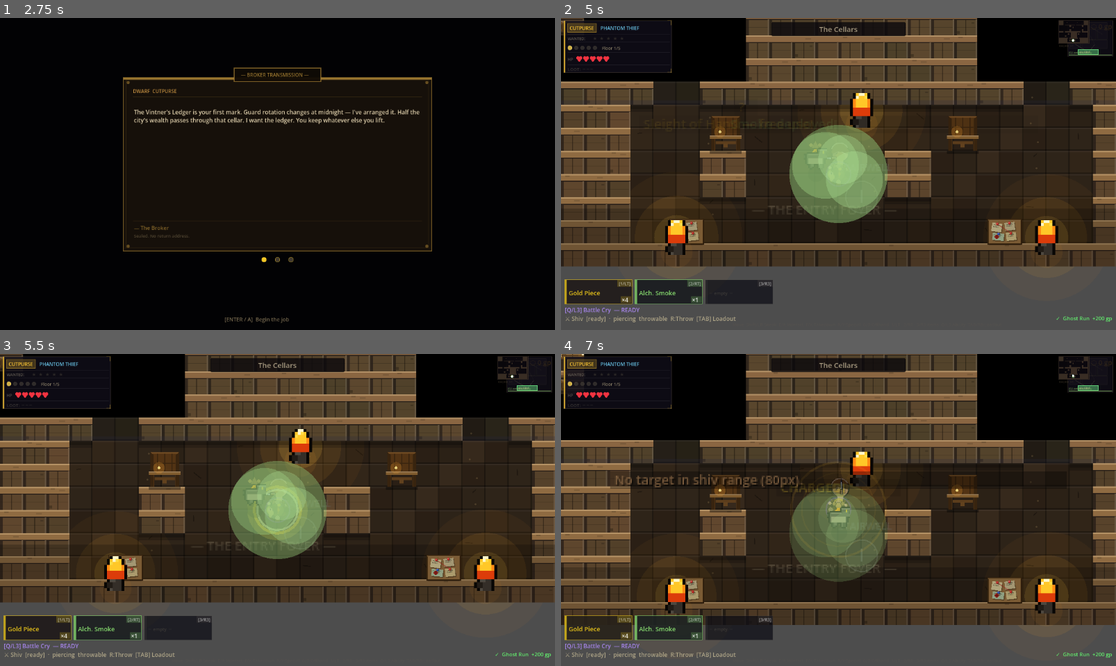
Above: before the commit, frames 1-4 (two rows, left to right).
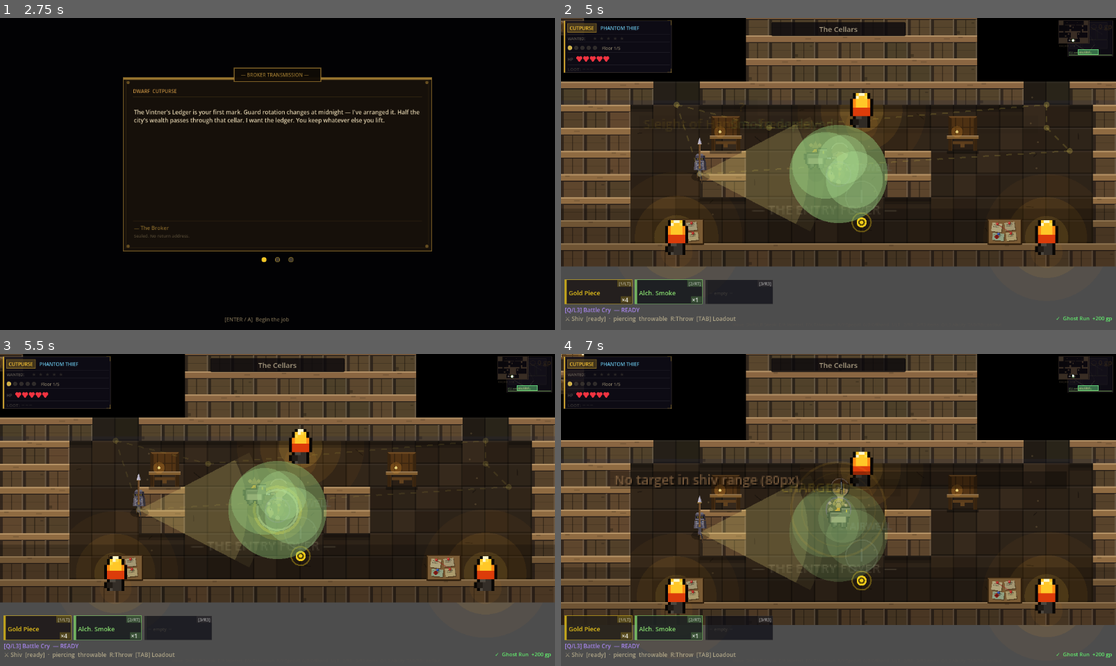
Above: after the commit, the same moments.

Repository: Brinko7/Contraband-Prototype
Game: Godot game, scene res://ClassSelect.tscn
Two runs of this game, one before a commit and one after it. Both use one fixed random seed, a clock stepped at 60 frames per second and the inputs below.
Inputs (mouse positions are in pixels of both pictures, inside the frame that each line leads up to):
- Up to frame 1 (2.75 s): tap Enter (menu_confirm) at 0.5, 1.25, 2 s; move the mouse to (399, 158) at 0.52 s; hold Right (ui_right) 0.53-1.25 s; hold Q (game_ability) 0.53-1.25 s; click (399, 158) at 0.67 s; tap Space at 0.77, 1.07 s; drag from (166, 189) to (249, 236) at 1.27 s; move the mouse to (333, 105) at 2.02 s; hold Right (ui_right) from 2.03 s (still down); hold E (game_interact) from 2.03 s (still down)
- Up to frame 2 (5 s): release Right (ui_right) at 2.75 s; release E (game_interact) at 2.75 s; tap Enter (menu_confirm) at 2.75, 4.25 s; drag from (810, 236) to (672, 127) at 2.77 s; move the mouse to (1005, 220) at 3.52 s; hold Left (ui_left) 3.53-4.25 s; hold 2 (game_item_2) 3.53-4.25 s; tap Space at 3.77, 4.07 s; drag from (672, 127) to (755, 96) at 4.27 s
- Up to frame 3 (5.5 s): move the mouse to (305, 510) at 5.02 s; hold F (game_takedown) from 5.03 s (still down); hold G (game_offhand) from 5.03 s (still down); click (305, 510) at 5.17 s
- Up to frame 4 (7 s): release F (game_takedown) at 5.75 s; release G (game_offhand) at 5.75 s; drag from (755, 432) to (727, 525) at 5.77 s; move the mouse to (960, 494) at 6.52 s; hold Up (ui_up) from 6.53 s (still down); hold R (game_weapon_special) from 6.53 s (still down); tap Space at 6.77 s

Frame 1 is identical in both runs. In frame 2, 3.1% of the frame differs, in the area x 20-93%, y 6-69%; in frame 3, 3.1%; in frame 4, 3.3%, in the area x 23-92%, y 6-76%.
Error before the commit: Parse Error: Identifier "fur_light" not declared in the current scope. (res://Guard.gd:1744)

Commit message:
Fix fur_light missing from _draw_gnoll_leg signature
Add fur_light: Color parameter and update both call sites.

Co-Authored-By: Claude Sonnet 4.6 <noreply@anthropic.com>

Diff:
--- a/Guard.gd
+++ b/Guard.gd
@@ -1698,8 +1698,8 @@
 	draw_colored_polygon(shadow_pts, Color(0.0, 0.0, 0.0, 0.35))
 
 	# 2. Digitigrade legs
-	_draw_gnoll_leg(Vector2(-3.5 * sc, -2.0 * sc), Vector2(-3.0 * sc, 6.0 * sc + leg_swing * 0.4 - bob * 0.5), fur_col, fur_dark, sc)
-	_draw_gnoll_leg(Vector2(3.5 * sc, -2.0 * sc), Vector2(3.5 * sc, 6.0 * sc - leg_swing * 0.4 + bob * 0.5), fur_col, fur_dark, sc)
+	_draw_gnoll_leg(Vector2(-3.5 * sc, -2.0 * sc), Vector2(-3.0 * sc, 6.0 * sc + leg_swing * 0.4 - bob * 0.5), fur_col, fur_dark, fur_light, sc)
+	_draw_gnoll_leg(Vector2(3.5 * sc, -2.0 * sc), Vector2(3.5 * sc, 6.0 * sc - leg_swing * 0.4 + bob * 0.5), fur_col, fur_dark, fur_light, sc)
 
 	# 3. MASSIVE torso
 	var torso_c: Vector2 = Vector2(0, -6.0 * sc) + Vector2(0, bob * 0.3)
@@ -1729,7 +1729,7 @@
 		var pulse_r: float = (1.5 + abs(sin(_anim_t * 5.0)) * 2.0) * sc
 		draw_arc(feet, pulse_r, 0, TAU, 14, Color(0.2, 0.15, 0.08, 0.10), 1.0)
 
-func _draw_gnoll_leg(hip: Vector2, paw: Vector2, fur_col: Color, fur_dark: Color, sc: float):
+func _draw_gnoll_leg(hip: Vector2, paw: Vector2, fur_col: Color, fur_dark: Color, fur_light: Color, sc: float):
 	# Digitigrade: knee forward, ankle bent backward
 	var knee: Vector2 = Vector2(hip.x + (paw.x - hip.x) * 0.3, hip.y + (paw.y - hip.y) * 0.4) + Vector2(sign(hip.x) * 1.5 * sc, 0)
 	var ankle: Vector2 = Vector2(hip.x + (paw.x - hip.x) * 0.7, hip.y + (paw.y - hip.y) * 0.75) + Vector2(-sign(hip.x) * 0.5 * sc, 0)
